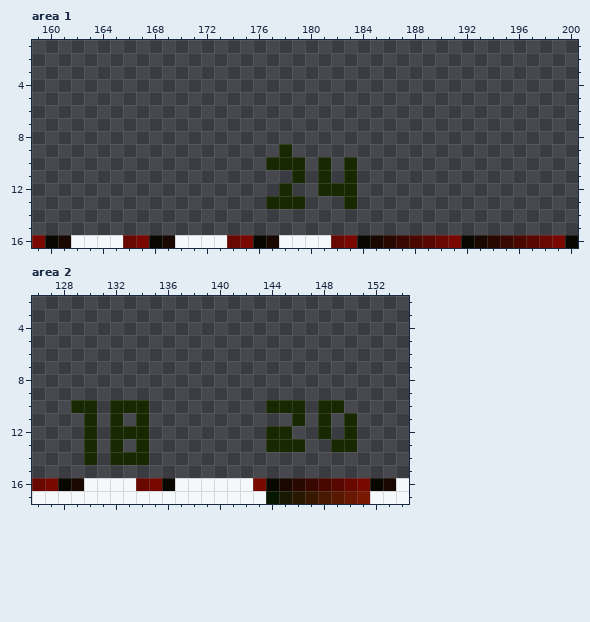
Pixel-art file: res/tiled/atlas/CONGRUENT.ase. The first picture shows the starting point.
384x400 pixels, 1 frame. Shown: area 1: x 159..200, y 1..16; area 2: x 126..154, y 2..17. The commit also changed other parts of the picture, which this record leaves out.
The same view after the edit:
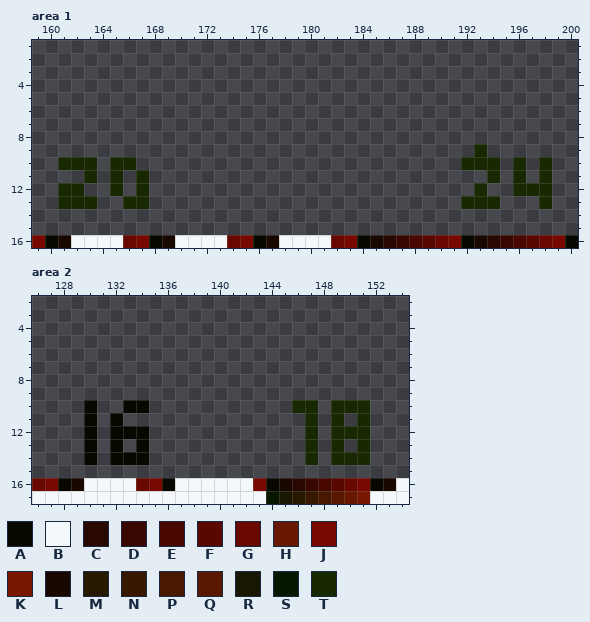
Palette (. is transparent): A #080800  B #f4f8fb  C #280800  D #380800  E #480800  F #580800  G #680800  H #681800  J #780800  K #781800  L #180800  M #281800  N #381800  P #481800  Q #581800  R #181800  S #081800  T #182800
The exact change:
Area 1, layer "Layer 1":
Colour T now appears in row 9 at x 193; in row 10 at x 161 to 163, 165 to 166, 192 to 194, 196 and 198; in row 11 at x 163, 165, 167, 194, 196 and 198; in row 12 at x 161 to 162, 165, 167, 193 and 196 to 198; in row 13 at x 161 to 163, 166 to 167, 192 to 194 and 198.
The author cleared colour T in row 9 at x 178; in row 10 at x 177 to 179, 181 and 183; in row 11 at x 179, 181 and 183; in row 12 at x 178 and 181 to 183; in row 13 at x 177 to 179 and 183.
Area 2, layer "Layer 1":
The author changed colour T to colour A in row 10 at x 130 and 133 to 134; in row 11 at x 130 and 132; in row 12 at x 130 and 132 to 134; in row 13 at x 130, 132 and 134; in row 14 at x 130 and 132 to 134.
Colour T now appears in row 10 at x 147 and 150 to 151; in rows 11 to 12 at x 147, 149 and 151; in row 13 at x 147 and 151; in row 14 at x 147 and 149 to 151.
The author cleared colour T in row 10 at x 129, 132, 144 to 145 and 148; in row 11 at x 134, 146, 148 and 150; in row 12 at x 144 to 145 and 148; in row 13 at x 144 to 146 and 150.
Changed places in both pictures, as pixel boxes (x1, y1, x2, y2):
erased: (266, 144, 357, 209)
added: (461, 144, 552, 209)
added: (58, 157, 149, 209)
changed: (71, 400, 149, 465)
changed: (266, 400, 370, 465)
